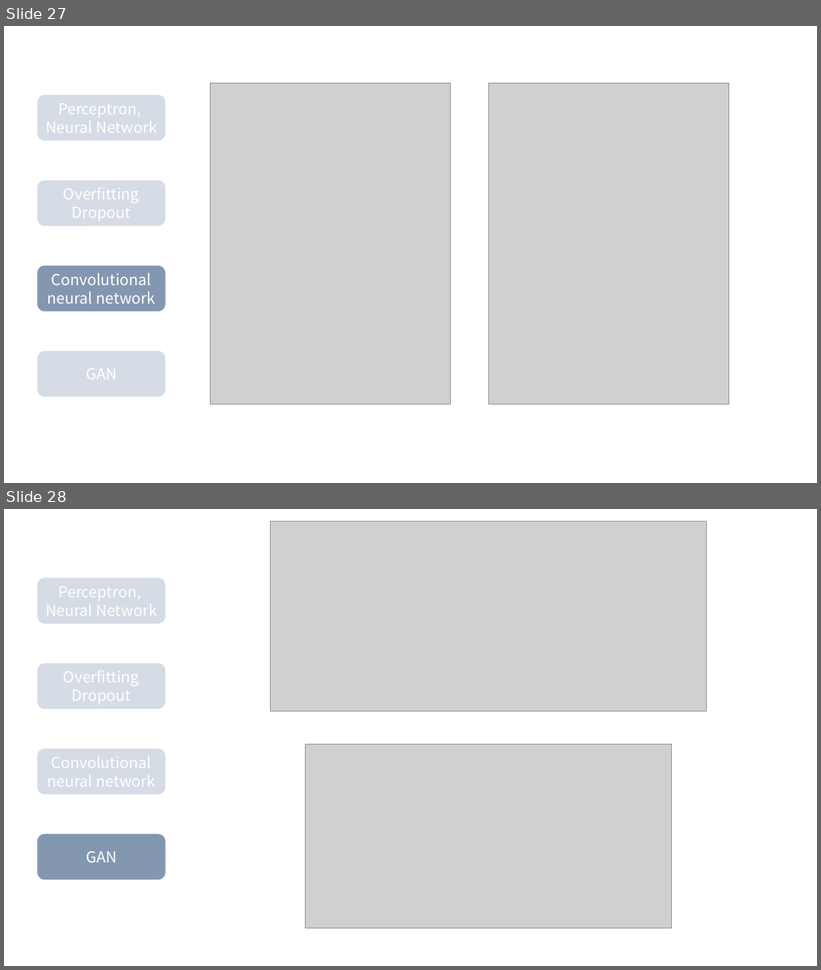
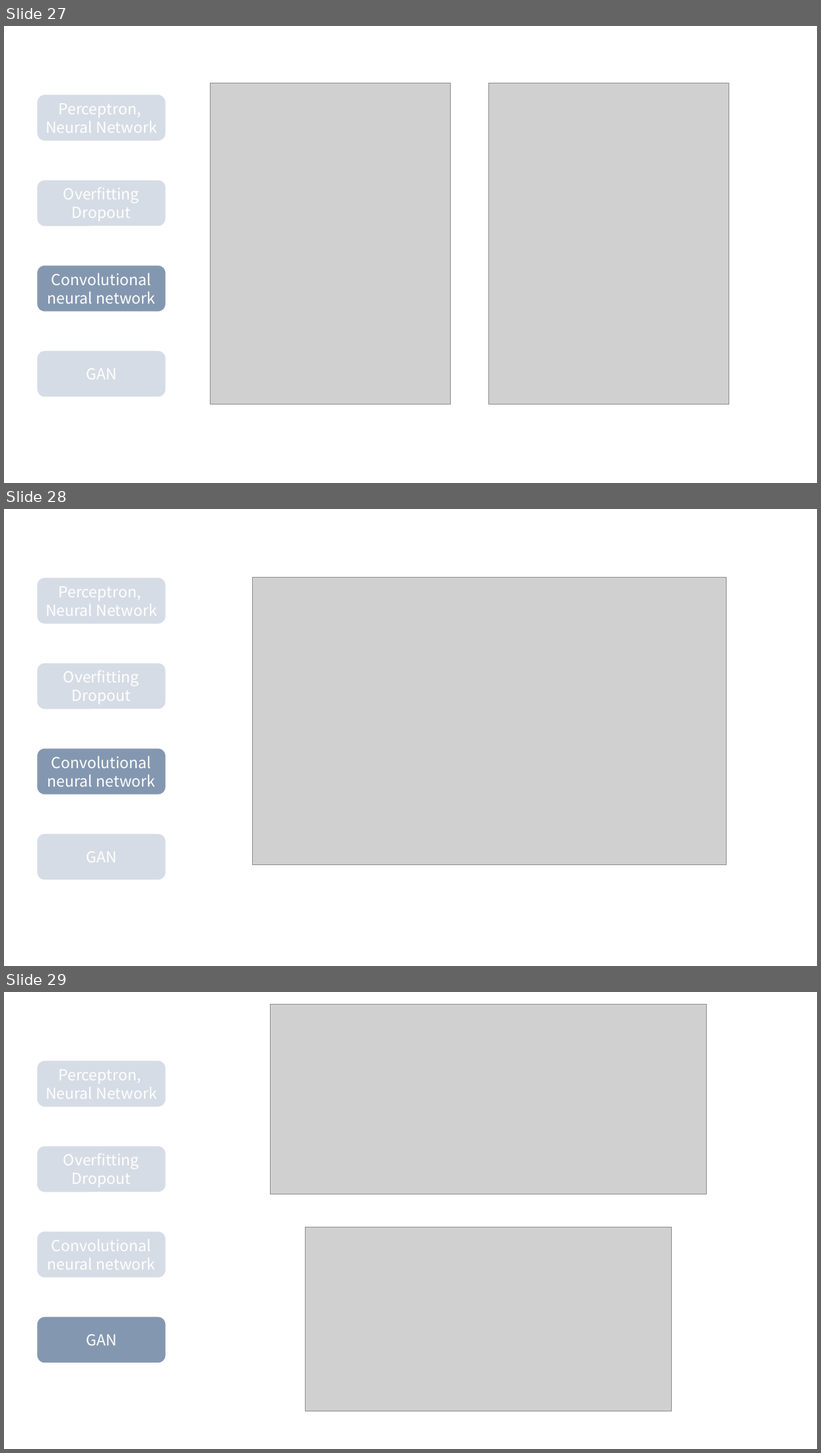
Before and after one commit to Linejin/ai_study, a slide deck: planning/AI seminar.pptx. Shown one above the other, each under a label of ours: slides 27 and 28 before the commit, slides 27, 28 and 29 after it. The pictures are 821x970 and 821x1453 pixels, drawn with LibreOffice and Linux fonts; fonts in the diff are those of the drawing; grey boxes stand for pictures. Boxes give left, top, right and bottom in pixels: in the first picture for what was removed or moved away, otherwise in the second. Text is boxed around its words. In the diff, an @@ line names an element or a change of style, - is before the commit and + after.

Commit message:
revise planning

```diff
--- a/planning/AI seminar.pptx
+++ b/planning/AI seminar.pptx
@@ slide 28 added at (x1=4, y1=509, x2=817, y2=966), background #FFFFFF @@
@@ rounded rectangle added at (x1=37, y1=578, x2=166, y2=625), fill #D6DCE5, outline #FFFFFF 1 pt, 18 pt, text #FFFFFF @@
+Perceptron,
+Neural Network
@@ picture added at (x1=252, y1=578, x2=726, y2=865) @@
@@ rounded rectangle added at (x1=37, y1=663, x2=166, y2=710), fill #D6DCE5, outline #FFFFFF 1 pt, 18 pt, text #FFFFFF @@
+Overfitting
+Dropout
@@ rounded rectangle added at (x1=37, y1=748, x2=166, y2=795), fill #8497B0, outline #FFFFFF 1 pt, 18 pt, text #FFFFFF @@
+Convolutional
+neural network
@@ rounded rectangle added at (x1=37, y1=834, x2=166, y2=881), fill #D6DCE5, outline #FFFFFF 1 pt, 18 pt, text #FFFFFF @@
+GAN
@@ what was slide 28 is now slide 29 @@
```
